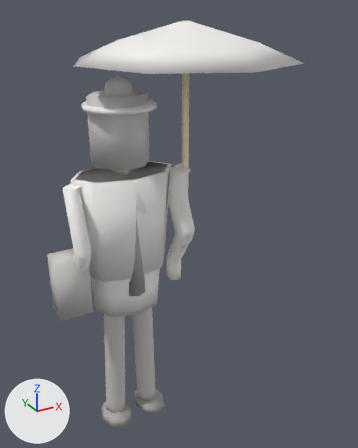
Renders of the glTF model public/models/humans/crowd-high.glb from each side of a commit.
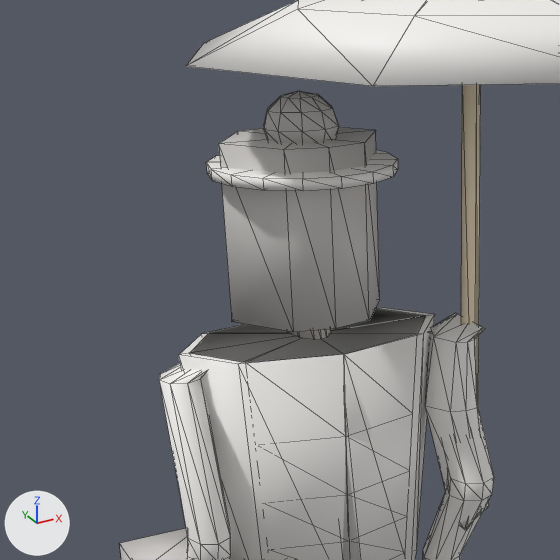
Each version appears first whole from a 50 mm lens placed at (-0.864, -2.133, 2.204), pointed at (0.274, -0.065, 1.17), and next in a close-up on the part from 0% to 62% of the width and 9% to 58% of the height. The axes (+X, +Y, +Z) are drawn at lower left. The lights are the same throughout. The first two pictures are the older version. The close-ups show mesh edges as thin lines. Vertices at exactly the same position are counted once.

Script lines for the objects in view, before the commit:
```python
me_mesh_0 = bpy.data.meshes.new('Mesh_0')
me_mesh_0.from_pydata(...)  # 1098 vertices, 1896 faces; spans x -0.4..0.83, y -0.6..0.44, z 0.0..2.14
me_mesh_0.materials.append(mat_defaultmaterial)
ob_mesh_0 = bpy.data.objects.new('Mesh_0', me_mesh_0)
ob_mesh_0.location = (0.0, 0.0, 0.0)
```
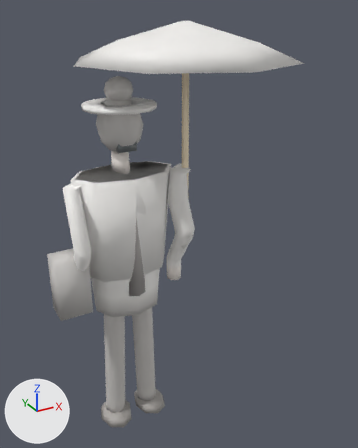
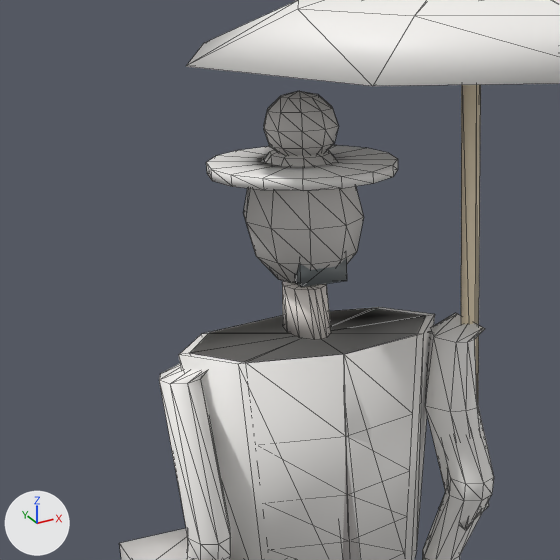
Patch to the scene script:
```diff
--- a/public/models/humans/crowd-high.glb.py
+++ b/public/models/humans/crowd-high.glb.py
@@ me_mesh_0 @@
 # used by ob_mesh_0; location = (0.0, 0.0, 0.0)
-me_mesh_0.from_pydata(...)  # 1098 vertices, 1896 faces; spans x -0.4..0.83, y -0.6..0.44, z 0.0..2.14
+me_mesh_0.from_pydata(...)  # 1132 vertices, 1964 faces; spans x -0.4..0.83, y -0.6..0.44, z 0.0..2.14
+# me_mesh_0 part 1
+# 14 vertices are removed from x -0.15..0.15, y -0.12..0.14, z 1.52..1.84
+# 31 faces are deleted
+# 4 vertices move from x 0.0..0.15, y -0.12..0.01, z 1.52..1.84 to x 0.02..0.1, y -0.05..0.01, z 1.76..1.81
+# 42 vertices are added at x -0.11..0.11, y -0.1..0.12, z 1.57..1.83
+# 6 new vertices lie (0.06, 0.0, 0.0) away from vertices in x -0.03, y -0.1..0.12, z 1.63..1.76
+# 99 new faces join them
 me_mesh_0.materials.append(mat_defaultmaterial)
```

Boxes [x1, y1, x2, y2] around the edits, measured in the close-ups (560 x 560 px):
part 1 of me_mesh_0, cut back
    before: [219, 127, 380, 332]
    after: [244, 150, 364, 283]
